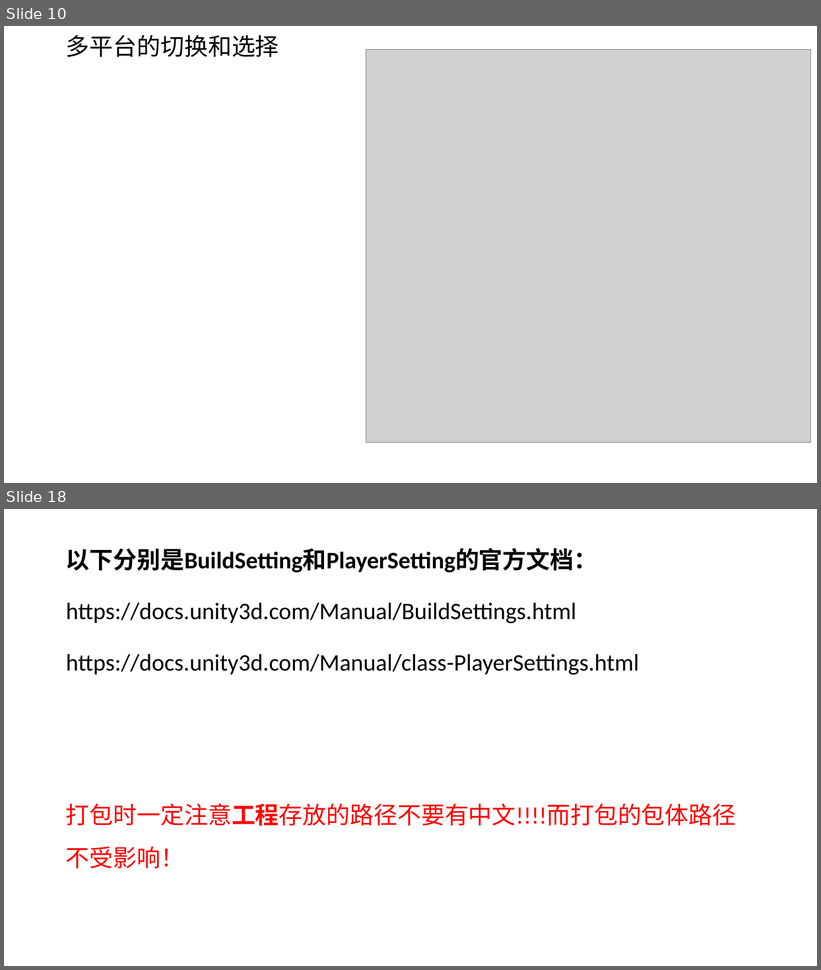
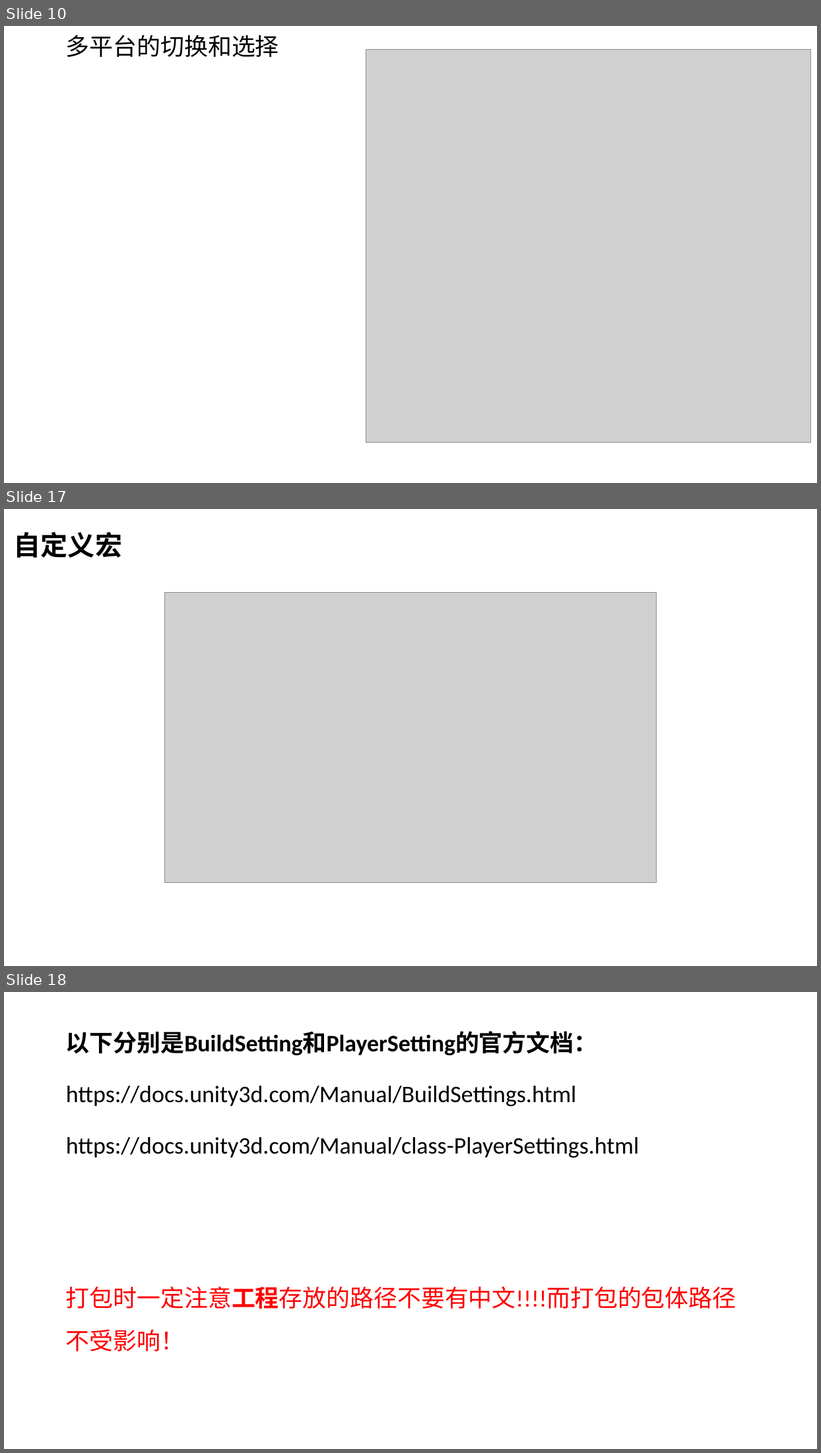
Before and after one commit to FangyeReady/Empty, a slide deck: 教学课件/20.第二十课 场景和安卓打包设置.pptx. Shown one above the other, each under a label of ours: slides 10 and 18 before the commit, slides 10, 17 and 18 after it; the slides between them are not shown. The pictures are 821x970 and 821x1453 pixels, drawn with LibreOffice and Linux fonts; fonts in the diff are those of the drawing; grey boxes stand for pictures. Boxes give left, top, right and bottom in pixels: in the first picture for what was removed or moved away, otherwise in the second. Text is boxed around its words. In the diff, an @@ line names an element or a change of style, - is before the commit and + after.

```diff
--- a/教学课件/20.第二十课 场景和安卓打包设置.pptx
+++ b/教学课件/20.第二十课 场景和安卓打包设置.pptx
@@ slide 17 added at (x1=4, y1=509, x2=817, y2=966), background #FFFFFF @@
@@ text added at (x1=14, y1=531, x2=122, y2=558), 32 pt, text #000000, bold @@
+自定义宏
@@ picture added at (x1=164, y1=593, x2=657, y2=883) @@
```
Also in this commit, not shown: 2 slides changed, 4 other slides added, 5 slides removed.
